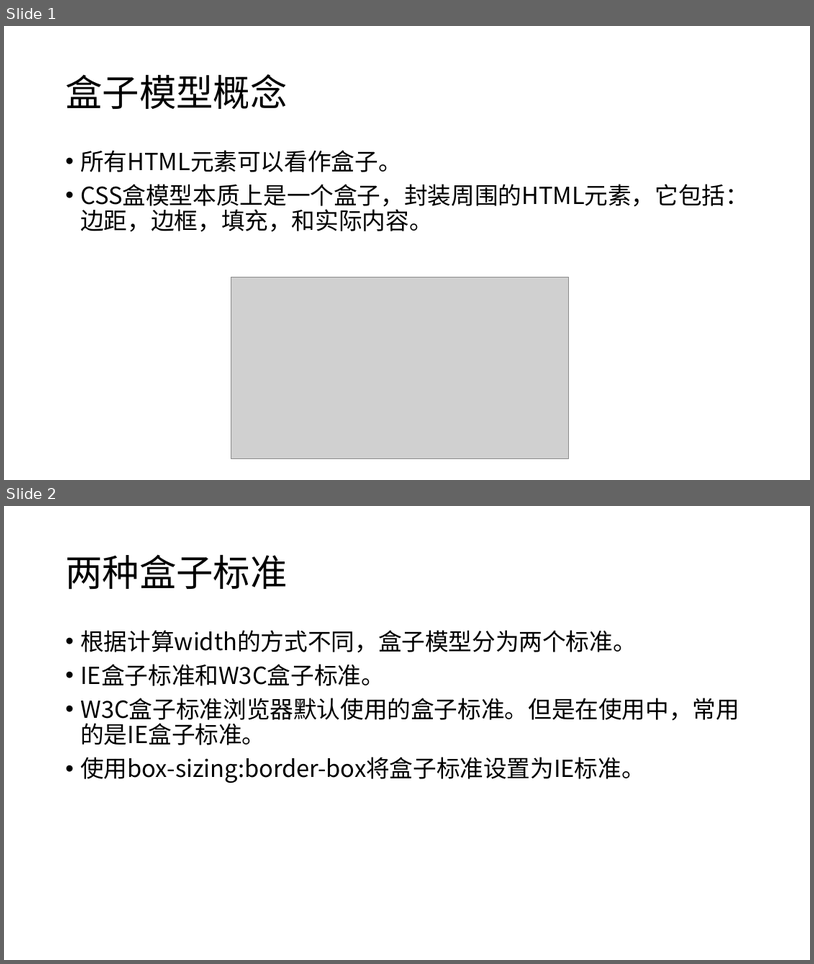
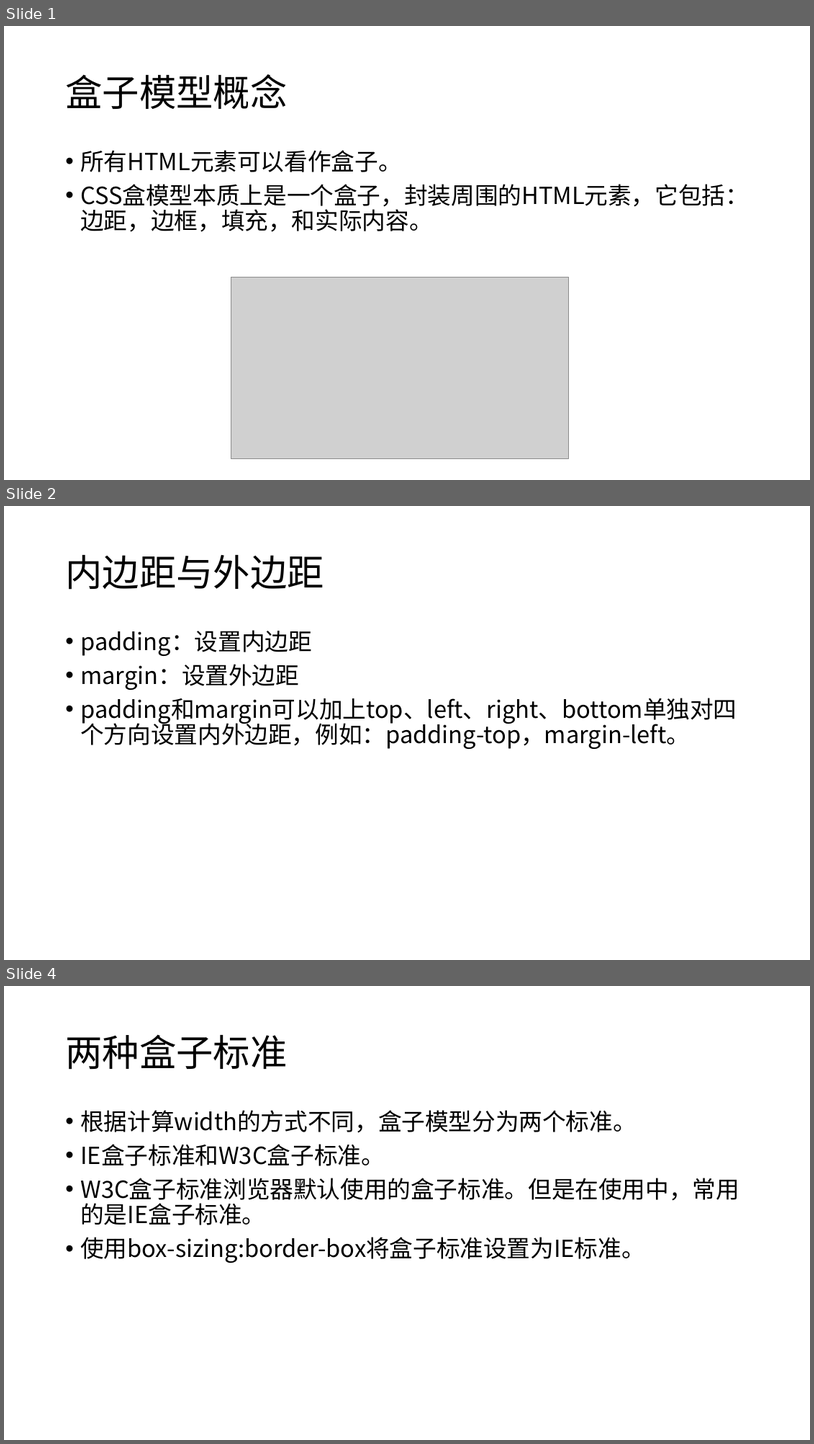
Before and after one commit to sans123wx/class, a slide deck: 网页设计与制作/课件/6/css盒子.pptx. Shown one above the other, each under a label of ours: slides 1 and 2 before the commit, slides 1, 2 and 4 after it; the slides between them are not shown. The pictures are 814x964 and 814x1444 pixels, drawn with LibreOffice and Linux fonts; fonts in the diff are those of the drawing; grey boxes stand for pictures. Boxes give left, top, right and bottom in pixels: in the first picture for what was removed or moved away, otherwise in the second. Text is boxed around its words. In the diff, an @@ line names an element or a change of style, - is before the commit and + after.

```diff
--- a/网页设计与制作/课件/6/css盒子.pptx
+++ b/网页设计与制作/课件/6/css盒子.pptx
@@ slide 2 added at box(4, 506, 810, 960), background #FFFFFF @@
@@ title added at box(65, 555, 324, 590), 44 pt, text #000000 @@
+内边距与外边距
@@ text added at box(80, 630, 737, 749), 28 pt, text #000000 @@
+• padding：设置内边距
+• margin：设置外边距
+• padding和margin可以加上top、left、right、bottom单独对四个方向设置内外边距，例如：padding-top，margin-left。
@@ what was slide 2 is now slide 4 @@
```
Also in this commit, not shown: 1 other slide added, 5 other files.
